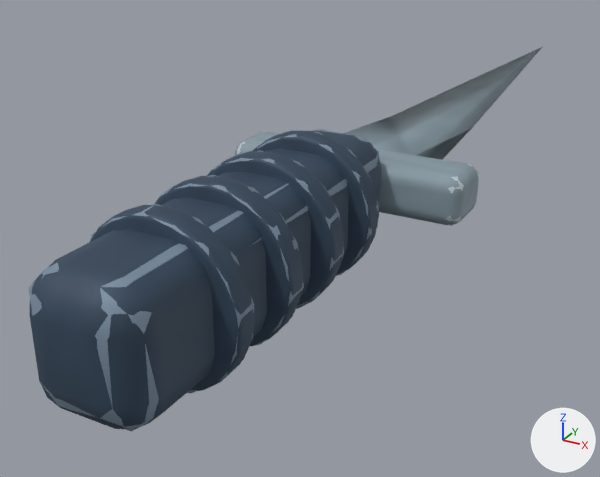
Renders of the glTF model models/csgo/anime-knife.glb from each side of a commit.
Rendered twice from a 50 mm camera at (0.121, -0.239, 0.1) aimed at (-0.036, 0.046, -0.043). Arrows for +X, +Y and +Z are at lower right; the lights stay in place. The first picture is the older version. Where no turn or scale is listed for an object, it has been applied to the vertices. Vertices at exactly the same position are counted once.

Script lines for the objects in view, before the commit:
```python
mat_machined_edges = principled_material('Machined edges')
mat_machined_edges.texture = img_painted_machined_edges
mat_machined_edges.metallic = 0.12
mat_machined_edges.roughness = 0.64
mat_polymer = principled_material('Polymer')
mat_polymer.texture = img_painted_polymer
mat_polymer.metallic = 0.12
mat_polymer.roughness = 0.64
me_cube_001 = bpy.data.meshes.new('Cube.001')
me_cube_001.from_pydata(...)  # 103 vertices, 198 faces; spans x -0.045..0.045, y -0.012..0.28, z -0.009..0.009
me_cube_001.materials.append(mat_machined_edges)  # picture img_painted_machined_edges
me_cylinder = bpy.data.meshes.new('Cylinder')
me_cylinder.from_pydata(...)  # 672 vertices, 1324 faces; spans x -0.025..0.025, y -0.11..0.03, z -0.025..0.025
me_cylinder.materials.append(mat_polymer)  # picture img_painted_polymer
me_world_weapon_surface = bpy.data.meshes.new('World weapon surface')
me_world_weapon_surface.from_pydata(...)  # 181 vertices, 333 faces; spans x -0.044..0.044, y -0.124..0.3, z -0.025..0.025
me_world_weapon_surface.materials.append(mat_world_weapon_hardware)
ob_weapon_machined_edges = bpy.data.objects.new('weapon_Machined edges', me_cube_001)
ob_weapon_machined_edges.location = (0.0, 0.02, 0.0)
ob_weapon_polymer = bpy.data.objects.new('weapon_Polymer', me_cylinder)
ob_weapon_polymer.location = (0.0, -0.015, 0.0)
ob_world_hardware = bpy.data.objects.new('World hardware', me_world_weapon_surface)
ob_world_hardware.location = (0.0, 0.0, 0.0)
```
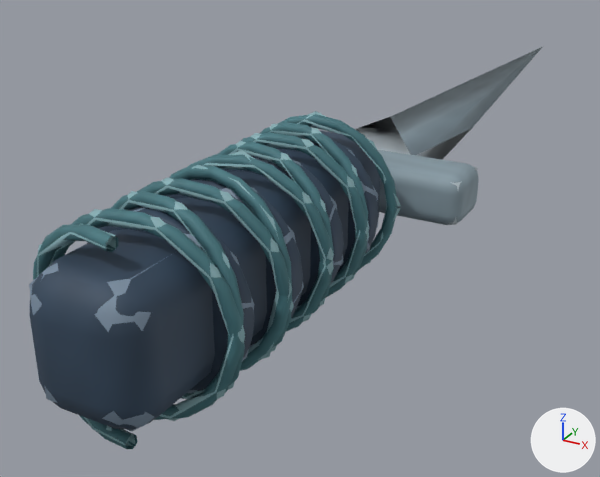
Edits to the bpy script that builds the scene:
```text
Change mat_machined_edges:
    add n3 = _N.new('ShaderNodeMix'); n3.name = 'Mix'
    add n3.data_type = 'RGBA'
    add n3.blend_type = 'MULTIPLY'
    add n3.inputs[0].default_value = 1.0  # 'Factor'
    add n4 = _N.new('ShaderNodeVertexColor'); n4.name = 'Color Attribute'
    where n2 = _N.new('ShaderNodeTexImage'); n2.name = 'Image Texture'
    where n0 = _N.new('ShaderNodeBsdfPrincipled'); n0.name = 'Principled BSDF'
    remove _L.new(n2.outputs[0], n0.inputs[0])  # 'Color' to 'Base Color'
    add _L.new(n3.outputs[2], n0.inputs[0])  # 'Result' to 'Base Color'
    add _L.new(n4.outputs[0], n3.inputs[7])  # 'Color' to 'B'
    add _L.new(n2.outputs[0], n3.inputs[6])  # 'Color' to 'A'
Change mat_polymer:
    add n3 = _N.new('ShaderNodeMix'); n3.name = 'Mix'
    add n3.data_type = 'RGBA'
    add n3.blend_type = 'MULTIPLY'
    add n3.inputs[0].default_value = 1.0  # 'Factor'
    add n4 = _N.new('ShaderNodeVertexColor'); n4.name = 'Color Attribute'
    where n2 = _N.new('ShaderNodeTexImage'); n2.name = 'Image Texture'
    where n0 = _N.new('ShaderNodeBsdfPrincipled'); n0.name = 'Principled BSDF'
    remove _L.new(n2.outputs[0], n0.inputs[0])  # 'Color' to 'Base Color'
    add _L.new(n3.outputs[2], n0.inputs[0])  # 'Result' to 'Base Color'
    add _L.new(n4.outputs[0], n3.inputs[7])  # 'Color' to 'B'
    add _L.new(n2.outputs[0], n3.inputs[6])  # 'Color' to 'A'
Add mat_braided_knife_leather:
    mat_braided_knife_leather = bpy.data.materials.new('Braided knife leather')
    # uses the picture img_painted_braided_knife_leather
Change me_cube_001:
    where me_cube_001.from_pydata(...)  # 103 vertices, 198 faces; spans x -0.045..0.045, y -0.012..0.28, z -0.009..0.009
    me_cube_001 part 1: vertex colours changed
Change me_cylinder:
    where me_cylinder.from_pydata(...)  # 672 vertices, 1324 faces; spans x -0.025..0.025, y -0.11..0.03, z -0.025..0.025
    me_cylinder part 2: vertex colours changed
Change me_world_weapon_surface:
    remove me_world_weapon_surface.from_pydata(...)  # 181 vertices, 333 faces; spans x -0.044..0.044, y -0.124..0.3, z -0.025..0.025
    add me_world_weapon_surface.from_pydata(...)  # 435 vertices, 829 faces; spans x -0.043..0.043, y -0.124..0.3, z -0.03..0.03
    me_world_weapon_surface part 3: a new loose piece, a box spanning x -0.043..0.043, y 0.01..0.03, z -0.007..0.007, in mat_world_weapon_hardware
    me_world_weapon_surface part 4: a new loose piece of 158 vertices spanning x -0.027..0.028, y -0.116..0.001, z -0.029..0.03, in mat_world_weapon_hardware
    me_world_weapon_surface part 5: a new loose piece of 157 vertices spanning x -0.027..0.028, y -0.116..0.001, z -0.03..0.029, in mat_world_weapon_hardware
    me_world_weapon_surface part 6: the loose piece of 24 vertices spanning x -0.044..0.044, y 0.009..0.031, z -0.009..0.009 is deleted
    me_world_weapon_surface part 7: 7 vertices moved from x -0.015..0.025, y -0.124..-0.011, z -0.024..0.015 to x -0.016..0.024, y -0.124..-0.011, z -0.022..0.012; 82 vertices removed from x -0.025..0.025, y -0.124..0.014, z -0.025..0.025; 37 vertices added at x -0.025..0.024, y -0.123..0.013, z -0.024..0.024
Add ob_weapon_braided_knife_leather:
    ob_weapon_braided_knife_leather = bpy.data.objects.new('weapon_Braided knife leather', me_braided_grip_winding)  # 1140 vertices, 2256 faces; spans x -0.027..0.027, y -0.1155..0.0007, z -0.029..0.029
    ob_weapon_braided_knife_leather.location = (0.0, 0.0, 0.0)
```

Location of each change, (x1, y1, x2, y2) in pixels of the pictures (600 x 477 px):
'weapon_Polymer', recoloured
    both: (30, 131, 381, 430)
'weapon_Braided knife leather', added (cyan)
    after: (33, 114, 398, 449)
'World hardware', reshaped (11% taller)
    before: (28, 129, 479, 431)
    after: (29, 111, 477, 446)
part 3 of me_world_weapon_surface, added
    after: (449, 167, 477, 225)
part 4 of me_world_weapon_surface, added
    after: (53, 111, 401, 446)
part 5 of me_world_weapon_surface, added
    after: (37, 123, 400, 421)
part 6 of me_world_weapon_surface, deleted
    before: (236, 142, 479, 226)
part 7 of me_world_weapon_surface, built on
    before: (28, 129, 379, 431)
    after: (29, 151, 378, 431)
